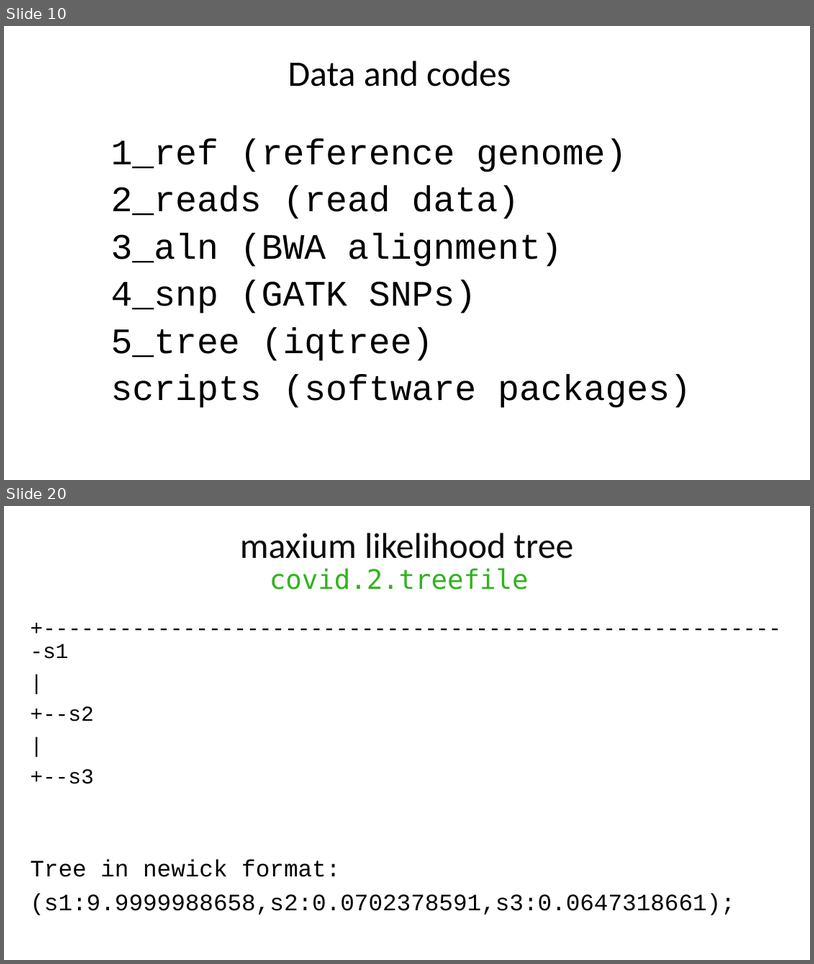
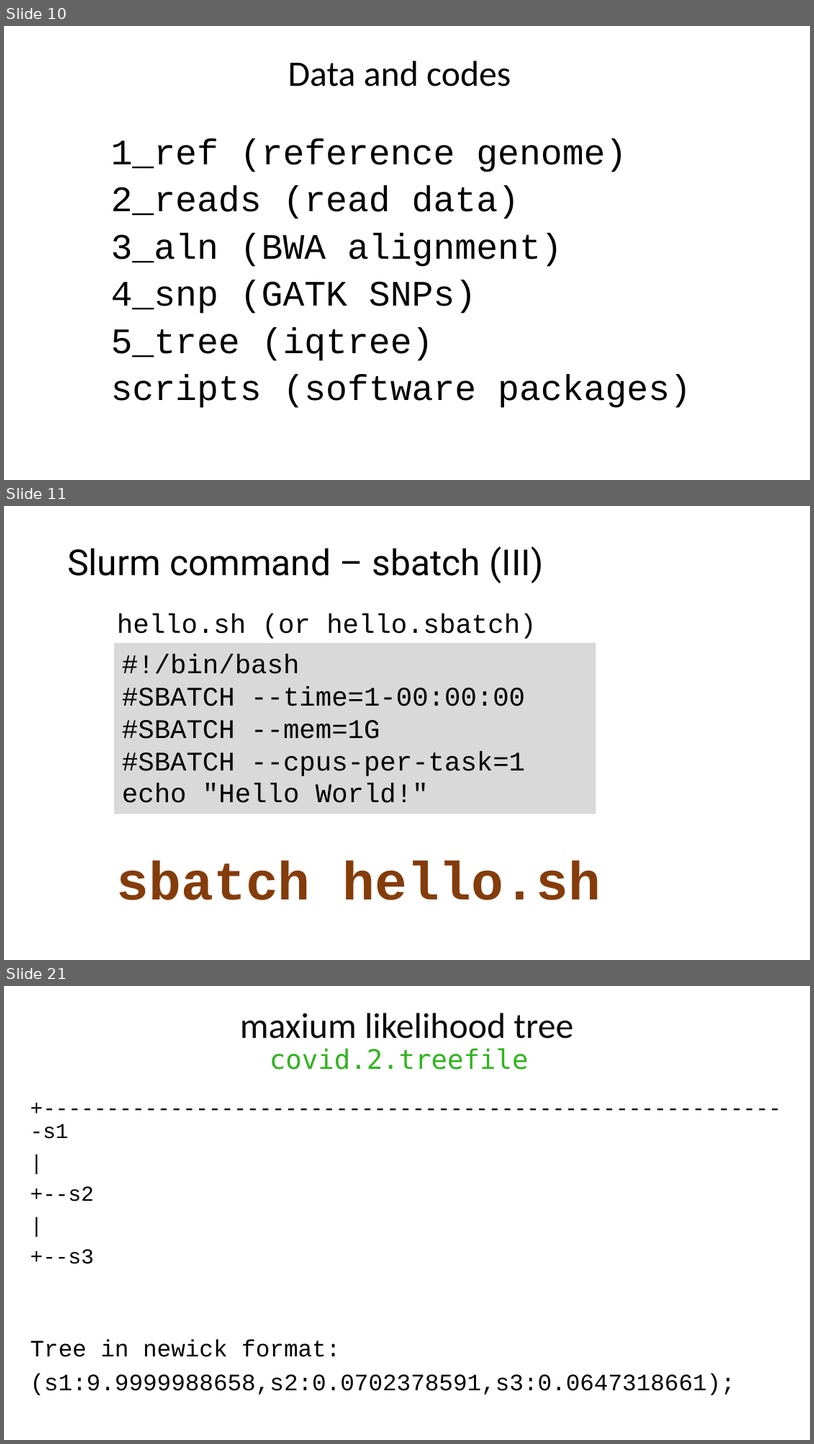
Before and after one commit to liu3zhenlab/teaching, a slide deck: PLPTH813Bioinformatis/2025/2_lab/lab09_tree.pptx. Shown one above the other, each under a label of ours: slides 10 and 20 before the commit, slides 10, 11 and 21 after it; the slides between them are not shown. The pictures are 814x964 and 814x1444 pixels, drawn with LibreOffice and Linux fonts; fonts in the diff are those of the drawing. Boxes give left, top, right and bottom in pixels: in the first picture for what was removed or moved away, otherwise in the second. Text is boxed around its words. In the diff, an @@ line names an element or a change of style, - is before the commit and + after.

```diff
--- a/PLPTH813Bioinformatis/2025/2_lab/lab09_tree.pptx
+++ b/PLPTH813Bioinformatis/2025/2_lab/lab09_tree.pptx
@@ slide 11 added at bbox=[4, 506, 810, 960], background #FFFFFF @@
@@ title added at bbox=[67, 546, 544, 583], 32 pt, text #000000 @@
+Slurm command – sbatch (III)
@@ text added at bbox=[117, 613, 536, 638], 24 pt, text #000000 @@
+hello.sh (or hello.sbatch)
@@ rectangle added at bbox=[114, 643, 597, 814], fill #D9D9D9, 24 pt, text #000000 @@
+#!/bin/bash
+#SBATCH --time=1-00:00:00
+#SBATCH --mem=1G
+#SBATCH --cpus-per-task=1
+echo "Hello World!"
@@ text added at bbox=[117, 861, 601, 900], 48 pt, text #843C0B, bold @@
+sbatch hello.sh
@@ what was slide 20 is now slide 21 @@
```
Also in this commit, not shown: 9 slides changed, 3 other files.
